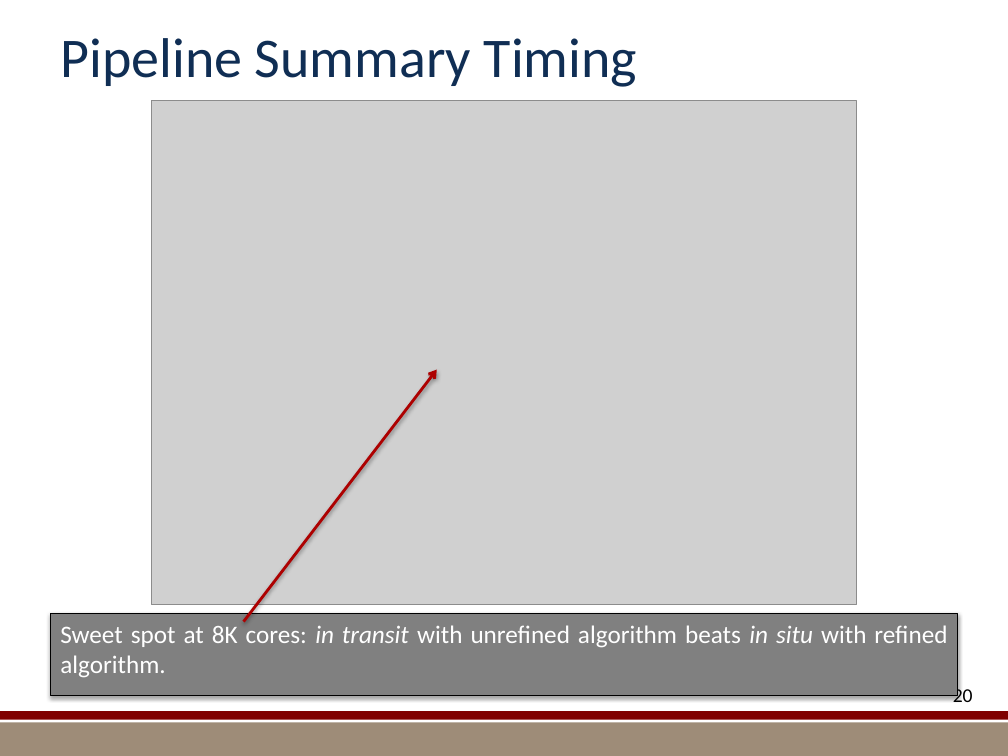
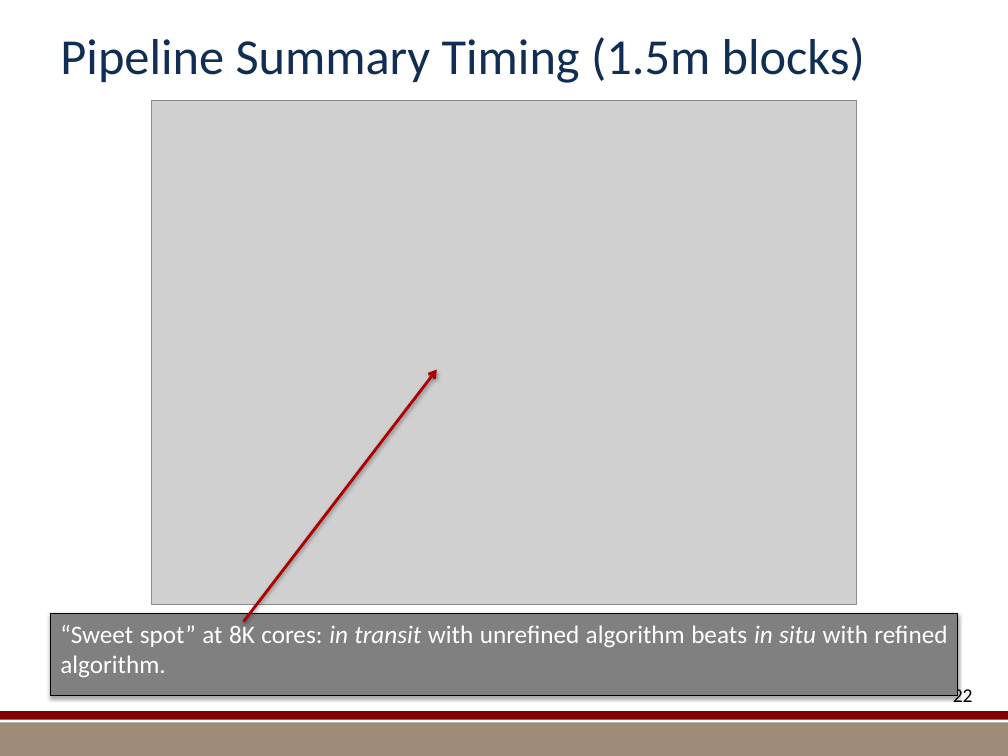
Before and after one commit to kmorel-papers/MilestoneFY13, a slide deck: slide 22 of Summary/SummarySlides.pptx (slide 20 before the commit). Drawn at 1008x756 pixels with LibreOffice and Linux fonts; fonts in the diff are those of the drawing; grey boxes stand for pictures; background and template pictures are left out. Boxes give left, top, right and bottom in pixels: in the first picture for what was removed or moved away, otherwise in the second. Text is boxed around its words. In the diff, an @@ line names an element or a change of style, - is before the commit and + after.

Commit message:
Modified summary slides.  Minor changes to plots.

```diff
--- a/Summary/SummarySlides.pptx
+++ b/Summary/SummarySlides.pptx
@@ title at [60, 37, 865, 83]: text changed; size 40 to 36 pt @@
-Pipeline Summary Timing
+Pipeline Summary Timing (1.5m blocks)
@@ text in rectangle at [60, 622, 947, 677]: text changed @@
-Sweet spot at 8K cores: in transit with unrefined algorithm beats in situ with refined algorithm.
+“Sweet spot” at 8K cores: in transit with unrefined algorithm beats in situ with refined algorithm.
@@ page number at [953, 686, 973, 702]: text changed @@
-20
+22
```
Also in this commit, not shown: 11 other slides changed, 4 slides added, 3 slides removed, 19 other files.
